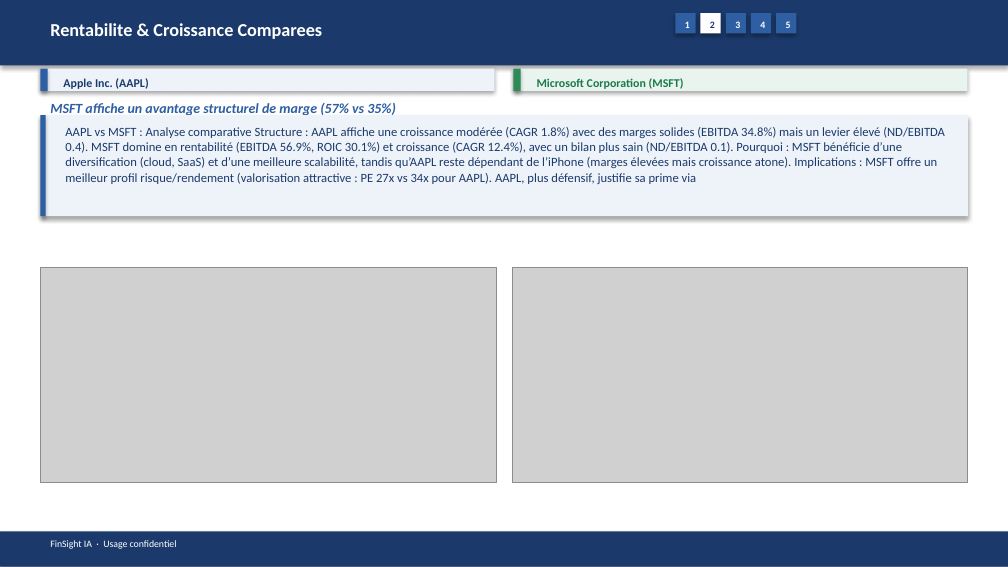
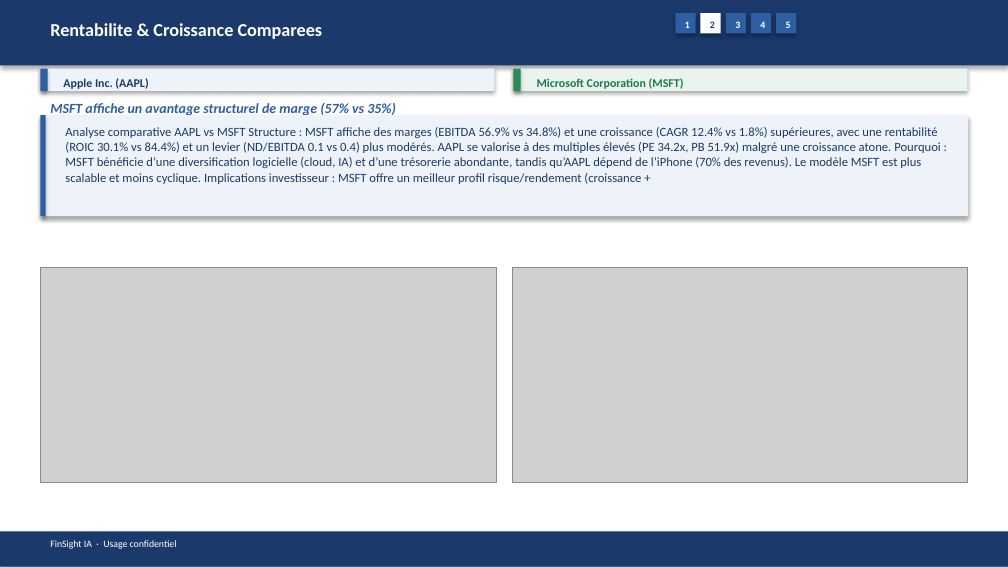
Before and after one commit to baptistejeh07-art/finsight-ia, a slide deck: slide 8 of preview/AAPL_vs_MSFT/AAPL_vs_MSFT_comparison.pptx. Drawn at 1008x567 pixels with LibreOffice and Linux fonts; fonts in the diff are those of the drawing; grey boxes stand for pictures. Boxes give left, top, right and bottom in pixels: in the first picture for what was removed or moved away, otherwise in the second. Text is boxed around its words. In the diff, an @@ line names an element or a change of style, - is before the commit and + after.

Commit message:
chore(preview): comparatif AAPL_vs_MSFT outputs

```diff
--- a/preview/AAPL_vs_MSFT/AAPL_vs_MSFT_comparison.pptx
+++ b/preview/AAPL_vs_MSFT/AAPL_vs_MSFT_comparison.pptx
@@ text at (65,127,941,184): text changed @@
-AAPL vs MSFT : Analyse comparative Structure : AAPL affiche une croissance modérée (CAGR 1.8%) avec des marges solides (EBITDA 34.8%) mais un levier élevé (ND/EBITDA 0.4). MSFT domine en rentabilité (EBITDA 56.9%, ROIC 30.1%) et croissance (CAGR 12.4%), avec un bilan plus sain (ND/EBITDA 0.1). Pourquoi : MSFT bénéficie d’une diversification (cloud, SaaS) et d’une meilleure scalabilité, tandis qu’AAPL reste dépendant de l’iPhone (marges élevées mais croissance atone). Implications : MSFT offre un meilleur profil risque/rendement (valorisation attractive : PE 27x vs 34x pour AAPL). AAPL, plus défensif, justifie sa prime via
+Analyse comparative AAPL vs MSFT Structure : MSFT affiche des marges (EBITDA 56.9% vs 34.8%) et une croissance (CAGR 12.4% vs 1.8%) supérieures, avec une rentabilité (ROIC 30.1% vs 84.4%) et un levier (ND/EBITDA 0.1 vs 0.4) plus modérés. AAPL se valorise à des multiples élevés (PE 34.2x, PB 51.9x) malgré une croissance atone. Pourquoi : MSFT bénéficie d’une diversification logicielle (cloud, IA) et d’une trésorerie abondante, tandis qu’AAPL dépend de l’iPhone (70% des revenus). Le modèle MSFT est plus scalable et moins cyclique. Implications investisseur : MSFT offre un meilleur profil risque/rendement (croissance +
```
Also in this commit, not shown: 12 other slides changed, 2 other files.
